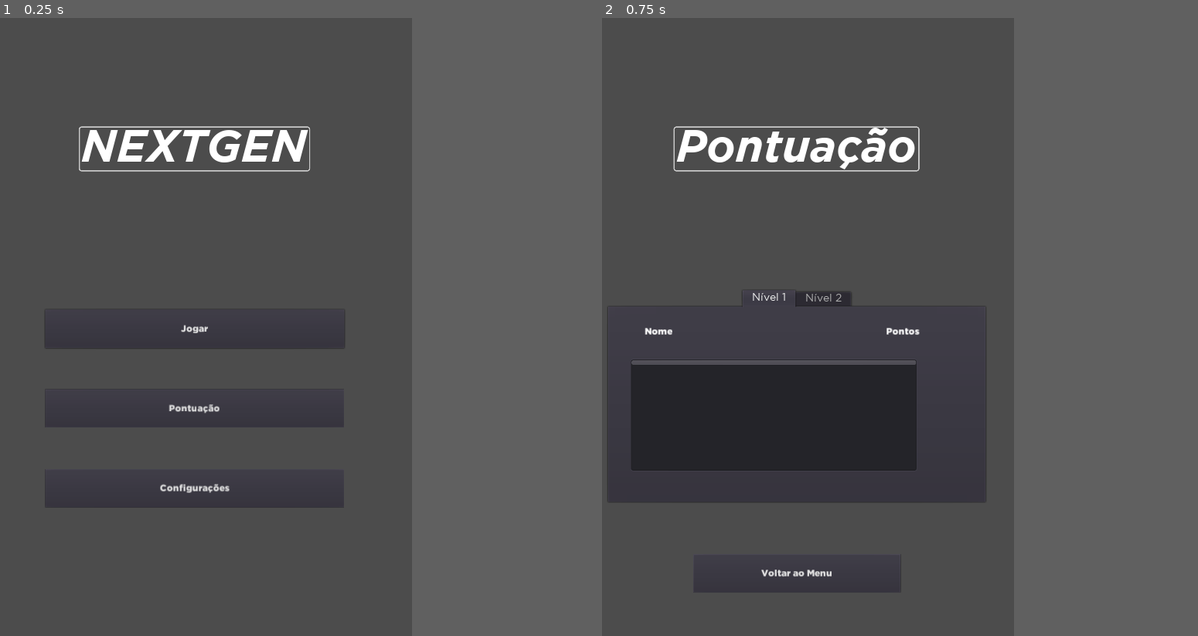
Above: before the commit, frames 1-2 (left to right).
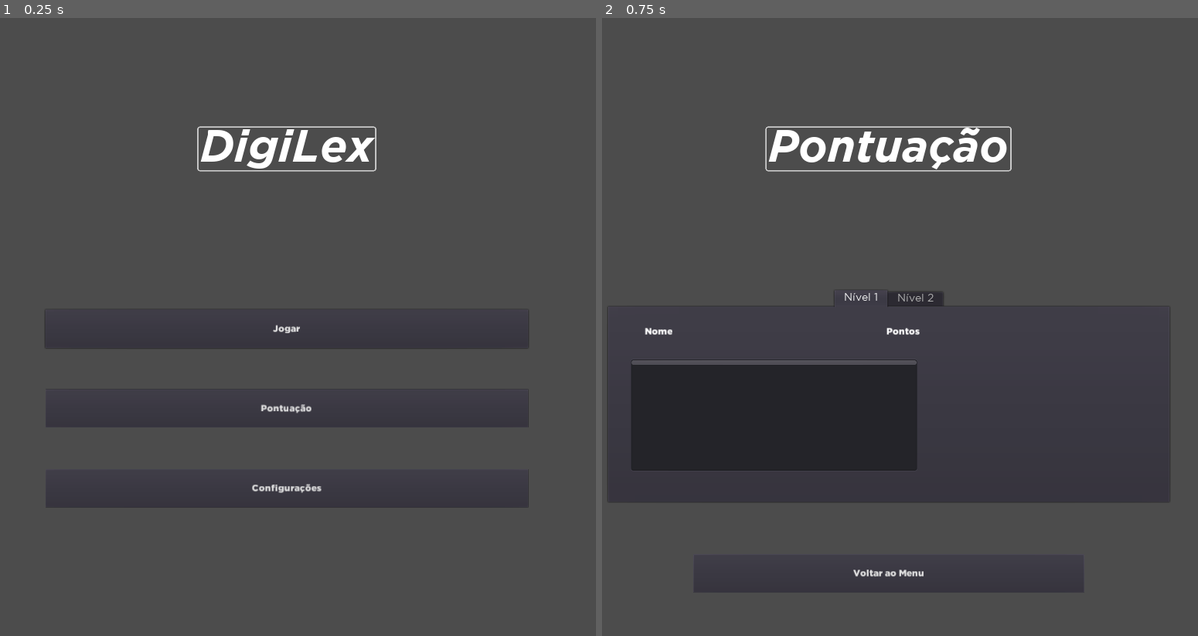
Above: after the commit, the same moments.

Repository: JNaicraG/Digilex
Game: Godot game, scene res://Cenas/Menus/Menu.tscn
Same seed, same stepped clock (60 frames per second), same inputs: the game is played once before the commit and once after it.
Inputs:
- Up to frame 1 (0.25 s): no input
- Up to frame 2 (0.75 s): click "Pontuação" at 0.5 s
In our replay, the window is 562x800 before the commit and 800x800 after it. These sizes can differ from the game's own. Grey fills any space a smaller window leaves; there, only what the larger window draws over its background counts as a difference.

The runs differ from the first frame. In frame 1, 2.1% of the frame differs, in the area x 7-89%, y 17-80%; in frame 2, 2.4%, in the area x 11-96%, y 17-93%.

Commit message:
Organização
Organizado os arquivos do jogo e  função de movimentação da peça

Diff:
--- a/Cenas/Extras/Peca.tscn
+++ b/Cenas/Extras/Peca.tscn
@@ -1,22 +1,51 @@
-[gd_scene format=2]
+[gd_scene load_steps=4 format=2]
 
-[node name="Peca" type="Button"]
-margin_right = 89.0
-margin_bottom = 58.0
+[ext_resource path="res://Scripts/Jogo/MoverPeca.gd" type="Script" id=1]
+[ext_resource path="res://Scripts/Jogo/Peca.gd" type="Script" id=2]
+
+[sub_resource type="RectangleShape2D" id=1]
+extents = Vector2( 73.0722, 73.0971 )
+
+[node name="Peça" type="Node2D"]
+script = ExtResource( 2 )
+
+[node name="KinematicBody2D" type="KinematicBody2D" parent="."]
+input_pickable = true
+script = ExtResource( 1 )
+
+[node name="CollisionShape2D" type="CollisionShape2D" parent="KinematicBody2D"]
+position = Vector2( -3.05176e-05, 0.629959 )
+shape = SubResource( 1 )
+
+[node name="Button" type="Button" parent="KinematicBody2D"]
+anchor_left = 0.5
+anchor_top = 0.5
+anchor_right = 0.5
+anchor_bottom = 0.5
+margin_left = -62.0
+margin_top = -62.0
+margin_right = 62.0
+margin_bottom = 62.0
+mouse_filter = 2
+__meta__ = {
+"_edit_lock_": true,
+"_edit_use_anchors_": false
+}
+
+[node name="Label" type="Label" parent="KinematicBody2D/Button"]
+anchor_left = 0.5
+anchor_top = 0.5
+anchor_right = 0.5
+anchor_bottom = 0.5
+margin_left = -20.0
+margin_top = -7.0
+margin_right = 20.0
+margin_bottom = 7.0
+text = "Texto"
+align = 1
 __meta__ = {
 "_edit_use_anchors_": false
 }
 
-[node name="Label" type="Label" parent="."]
-anchor_left = 0.5
-anchor_top = 0.5
-anchor_right = 0.5
-anchor_bottom = 0.5
-margin_left = -30.5
-margin_top = -7.0
-margin_right = 31.5
-margin_bottom = 7.0
-align = 1
-__meta__ = {
-"_edit_use_anchors_": false
-}
+[connection signal="dragsignal" from="KinematicBody2D" to="KinematicBody2D" method="_on_KinematicBody2D_dragsignal"]
+[connection signal="input_event" from="KinematicBody2D" to="KinematicBody2D" method="_on_KinematicBody2D_input_event"]
--- a/Cenas/Jogo/Jogo.gd
+++ b/Cenas/Jogo/Jogo.gd
@@ -18,15 +18,7 @@
 
 func IniciarJogo():
 	$"Palavra-Chave".text = pChave
-	var peca = $Peca
-	var label = $Peca/Label
-	for i in range(pChave.length()):
-		if(pChave[i] != '-'):
-			label.text += pChave[i]
-		#els
 
-
-		pass
 
 
 
--- a/Cenas/Jogo/Jogo.tscn
+++ b/Cenas/Jogo/Jogo.tscn
@@ -1,29 +1,47 @@
-[gd_scene load_steps=3 format=2]
+[gd_scene load_steps=6 format=2]
 
 [ext_resource path="res://Cenas/Extras/Peca.tscn" type="PackedScene" id=1]
 [ext_resource path="res://Cenas/Jogo/Jogo.gd" type="Script" id=2]
+[ext_resource path="res://Fontes/GOTHAMBOLDITALIC.TTF" type="DynamicFontData" id=3]
+
+[sub_resource type="StyleBoxFlat" id=1]
+draw_center = false
+border_width_left = 2
+border_width_top = 2
+border_width_right = 2
+border_width_bottom = 2
+corner_radius_top_left = 4
+corner_radius_top_right = 4
+corner_radius_bottom_right = 4
+corner_radius_bottom_left = 4
+expand_margin_left = 2.0
+expand_margin_right = 2.0
+expand_margin_top = 1.0
+expand_margin_bottom = 1.0
+
+[sub_resource type="DynamicFont" id=2]
+size = 44
+outline_color = Color( 0.388235, 0.784314, 0.164706, 1 )
+font_data = ExtResource( 3 )
 
 [node name="Jogo" type="Node2D"]
 script = ExtResource( 2 )
 
-[node name="ColorRect" type="ColorRect" parent="."]
-margin_right = 724.0
-margin_bottom = 1025.0
-color = Color( 0.309804, 0.239216, 0.239216, 1 )
-__meta__ = {
-"_edit_use_anchors_": false
-}
+[node name="Peça" parent="." instance=ExtResource( 1 )]
+position = Vector2( 478.179, 551.199 )
 
-[node name="Palavra-Chave" type="Label" parent="."]
-margin_right = 722.0
-margin_bottom = 1032.0
-text = "
-teste"
+[node name="Titulo" type="Label" parent="."]
+margin_left = 366.0
+margin_top = 327.524
+margin_right = 660.0
+margin_bottom = 398.524
+grow_horizontal = 0
+custom_styles/normal = SubResource( 1 )
+custom_fonts/font = SubResource( 2 )
+custom_constants/line_spacing = 1
+text = "DigiLex"
 align = 1
 valign = 1
 __meta__ = {
 "_edit_use_anchors_": false
 }
-
-[node name="Peca" parent="." instance=ExtResource( 1 )]
-visible = false
--- a/Cenas/Menus/Configuracao.tscn
+++ b/Cenas/Menus/Configuracao.tscn
@@ -1,7 +1,7 @@
 [gd_scene load_steps=8 format=2]
 
 [ext_resource path="res://Fontes/GOTHAMBOLDITALIC.TTF" type="DynamicFontData" id=1]
-[ext_resource path="res://Cenas/Menus/Configuracao.gd" type="Script" id=2]
+[ext_resource path="res://Scripts/Menus/Configuracao.gd" type="Script" id=2]
 [ext_resource path="res://Fontes/GOTHAM-BLACK.OTF" type="DynamicFontData" id=3]
 
 [sub_resource type="StyleBoxFlat" id=1]
--- a/Cenas/Menus/Menu.tscn
+++ b/Cenas/Menus/Menu.tscn
@@ -1,7 +1,7 @@
 [gd_scene load_steps=7 format=2]
 
 [ext_resource path="res://Fontes/GOTHAMBOLDITALIC.TTF" type="DynamicFontData" id=1]
-[ext_resource path="res://Cenas/Menus/Menu.gd" type="Script" id=2]
+[ext_resource path="res://Scripts/Menus/Menu.gd" type="Script" id=2]
 [ext_resource path="res://Fontes/GOTHAM-BLACK.OTF" type="DynamicFontData" id=3]
 
 [sub_resource type="StyleBoxFlat" id=1]
@@ -54,7 +54,7 @@
 [node name="VBoxC_Janela" type="VBoxContainer" parent="MarginContainer"]
 margin_left = 32.0
 margin_top = 32.0
-margin_right = 688.0
+margin_right = 992.0
 margin_bottom = 992.0
 size_flags_horizontal = 5
 size_flags_vertical = 5
@@ -64,13 +64,13 @@
 }
 
 [node name="CenterContainer_Titulo" type="CenterContainer" parent="MarginContainer/VBoxC_Janela"]
-margin_right = 656.0
+margin_right = 960.0
 margin_bottom = 351.0
 size_flags_vertical = 0
 
 [node name="MarginContainer" type="MarginContainer" parent="MarginContainer/VBoxC_Janela/CenterContainer_Titulo"]
-margin_left = 87.0
-margin_right = 568.0
+margin_left = 283.0
+margin_right = 677.0
 margin_bottom = 351.0
 custom_constants/margin_right = 50
 custom_constants/margin_top = 150
@@ -80,19 +80,19 @@
 [node name="Titulo" type="Label" parent="MarginContainer/VBoxC_Janela/CenterContainer_Titulo/MarginContainer"]
 margin_left = 50.0
 margin_top = 150.0
-margin_right = 431.0
+margin_right = 344.0
 margin_bottom = 221.0
 grow_horizontal = 0
 custom_styles/normal = SubResource( 1 )
 custom_fonts/font = SubResource( 2 )
 custom_constants/line_spacing = 1
-text = "NEXTGEN"
+text = "DigiLex"
 align = 1
 valign = 1
 
 [node name="MarginContainer_Buttons" type="MarginContainer" parent="MarginContainer/VBoxC_Janela"]
 margin_top = 355.0
-margin_right = 656.0
+margin_right = 960.0
 margin_bottom = 811.0
 size_flags_vertical = 2
 custom_constants/margin_top = 64
@@ -103,11 +103,11 @@
 
 [node name="VBoxContainer" type="VBoxContainer" parent="MarginContainer/VBoxC_Janela/MarginContainer_Buttons"]
 margin_top = 64.0
-margin_right = 656.0
+margin_right = 960.0
 margin_bottom = 456.0
 
 [node name="MarginContainer" type="MarginContainer" parent="MarginContainer/VBoxC_Janela/MarginContainer_Buttons/VBoxContainer"]
-margin_right = 656.0
+margin_right = 960.0
 margin_bottom = 128.0
 custom_constants/margin_right = 80
 custom_constants/margin_top = 32
@@ -117,7 +117,7 @@
 [node name="ButtonJogar" type="Button" parent="MarginContainer/VBoxC_Janela/MarginContainer_Buttons/VBoxContainer/MarginContainer"]
 margin_left = 80.0
 margin_top = 32.0
-margin_right = 576.0
+margin_right = 880.0
 margin_bottom = 96.0
 rect_min_size = Vector2( 0, 64 )
 size_flags_horizontal = 7
@@ -127,7 +127,7 @@
 
 [node name="MarginContainer3" type="MarginContainer" parent="MarginContainer/VBoxC_Janela/MarginContainer_Buttons/VBoxContainer"]
 margin_top = 132.0
-margin_right = 656.0
+margin_right = 960.0
 margin_bottom = 260.0
 custom_constants/margin_right = 80
 custom_constants/margin_top = 32
@@ -137,7 +137,7 @@
 [node name="ButtonPontos" type="Button" parent="MarginContainer/VBoxC_Janela/MarginContainer_Buttons/VBoxContainer/MarginContainer3"]
 margin_left = 80.0
 margin_top = 32.0
-margin_right = 576.0
+margin_right = 880.0
 margin_bottom = 96.0
 rect_min_size = Vector2( 0, 64 )
 rect_clip_content = true
@@ -147,7 +147,7 @@
 
 [node name="MarginContainer4" type="MarginContainer" parent="MarginContainer/VBoxC_Janela/MarginContainer_Buttons/VBoxContainer"]
 margin_top = 264.0
-margin_right = 656.0
+margin_right = 960.0
 margin_bottom = 392.0
 custom_constants/margin_right = 80
 custom_constants/margin_top = 32
@@ -157,7 +157,7 @@
 [node name="ButtonConfigurar" type="Button" parent="MarginContainer/VBoxC_Janela/MarginContainer_Buttons/VBoxContainer/MarginContainer4"]
 margin_left = 80.0
 margin_top = 32.0
-margin_right = 576.0
+margin_right = 880.0
 margin_bottom = 96.0
 rect_min_size = Vector2( 0, 64 )
 rect_clip_content = true
--- a/Cenas/Menus/Pontuacao.tscn
+++ b/Cenas/Menus/Pontuacao.tscn
@@ -3,7 +3,7 @@
 [ext_resource path="res://Fontes/GOTHAMBOLDITALIC.TTF" type="DynamicFontData" id=1]
 [ext_resource path="res://Fontes/GOTHAMBOOK.TTF" type="DynamicFontData" id=2]
 [ext_resource path="res://Fontes/GOTHAM-BLACK.OTF" type="DynamicFontData" id=3]
-[ext_resource path="res://Cenas/Menus/Pontuacao.gd" type="Script" id=4]
+[ext_resource path="res://Scripts/Menus/Pontuacao.gd" type="Script" id=4]
 
 [sub_resource type="StyleBoxFlat" id=1]
 draw_center = false
--- a/Cenas/Jogo/Controlador/Controlador_Jogo.tscn
+++ b/Scripts/Jogo/Controlador/Controlador_Jogo.tscn
@@ -1,6 +1,6 @@
 [gd_scene load_steps=2 format=2]
 
-[ext_resource path="res://Controlador_Jogo.gd" type="Script" id=1]
+[ext_resource path="res://Scripts/Jogo/Controlador/Controlador_Jogo.gd" type="Script" id=1]
 
 [node name="Controlador_Jogo" type="Node"]
 script = ExtResource( 1 )
--- /dev/null
+++ b/Scripts/Jogo/MoverPeca.gd
@@ -0,0 +1,40 @@
+extends KinematicBody2D
+
+var dragging = false
+
+signal dragsignal;
+
+func _ready():
+	connect("dragsignal",self,"_set_drag_pc")
+
+
+func _process(delta):
+	if dragging:
+		var mousepos = get_viewport().get_mouse_position()
+		self.position = Vector2(mousepos.x, mousepos.y)
+
+
+
+func _set_drag_pc():
+	dragging=!dragging
+
+
+func _on_KinematicBody2D_input_event(viewport, event, shape_idx):
+	if event is InputEventMouseButton:
+		if event.button_index == BUTTON_LEFT and event.pressed:
+			emit_signal("dragsignal")
+		elif event.button_index == BUTTON_LEFT and !event.pressed:
+			emit_signal("dragsignal")
+	elif event is InputEventScreenTouch:
+		if event.pressed and event.get_index() == 0:
+			self.position = event.get_position()
+
+
+
+func _on_Node2D_dragsignal():
+
+	pass # Replace with function body.
+
+
+func _on_KinematicBody2D_dragsignal():
+	pass # Replace with function body.
--- /dev/null
+++ b/Scripts/Jogo/P2eca.gd
@@ -0,0 +1,37 @@
+extends KinematicBody2D
+
+var mousePos
+# Declare member variables here. Examples:
+# var a = 2
+# var b = "text"
+var minSpeed = 50
+var maxSpeed = 200
+# Called when the node enters the scene tree for the first time.
+func _ready():
+	pass # Replace with function body.
+
+func _process(delta):
+#	Mover()
+	pass
+
+# Called every frame. 'delta' is the elapsed time since the previous frame.
+#func _process(delta):
+#	pass
+
+
+func Mover():
+	#var speed = 5
+	var direction = get_global_mouse_position() - position
+	var normalizedDirection = direction.normalized()
+	var directionDistance = direction.length()
+	move_and_slide(normalizedDirection * max(minSpeed,min(maxSpeed,directionDistance)))
+
+
+func _on_Button_pressed():
+	Mover()
+	pass # Replace with function body.
+
+
+func _on_Button_toggled(button_pressed):
+	Mover()
+	pass # Replace with function body.
--- /dev/null
+++ b/Scripts/Jogo/Peca.gd
@@ -0,0 +1,18 @@
+extends Node2D
+
+
+# Declare member variables here. Examples:
+# var a = 2
+# var b = "text"
+
+
+# Called when the node enters the scene tree for the first time.
+func _ready():
+	pass # Replace with function body.
+
+func SetTexto(var t:String):
+	$KinematicBody2D/CollisionShape2D/Button/Label.text = t
+
+# Called every frame. 'delta' is the elapsed time since the previous frame.
+#func _process(delta):
+#	pass
--- a/project.godot
+++ b/project.godot
@@ -16,11 +16,10 @@
 
 [autoload]
 
-ControladorJogo="*res://Cenas/Jogo/Controlador/Controlador_Jogo.tscn"
+ControladorJogo="*res://Scripts/Jogo/Controlador/Controlador_Jogo.tscn"
 
 [display]
 
-window/size/width=720
 window/size/height=1024
 window/size/test_width=1024
 window/size/test_height=1024
Renamed: Controlador_Jogo.gd -> Scripts/Jogo/Controlador/Controlador_Jogo.gd
Renamed: Cenas/Jogo/Controlador/Palavras_em_br-8859-1.txt -> Scripts/Jogo/Controlador/Palavras_em_br-8859-1.txt
Renamed: Cenas/Menus/Configuracao.gd -> Scripts/Menus/Configuracao.gd
Renamed: Cenas/Menus/Menu.gd -> Scripts/Menus/Menu.gd
Renamed: Cenas/Menus/Pontuacao.gd -> Scripts/Menus/Pontuacao.gd
